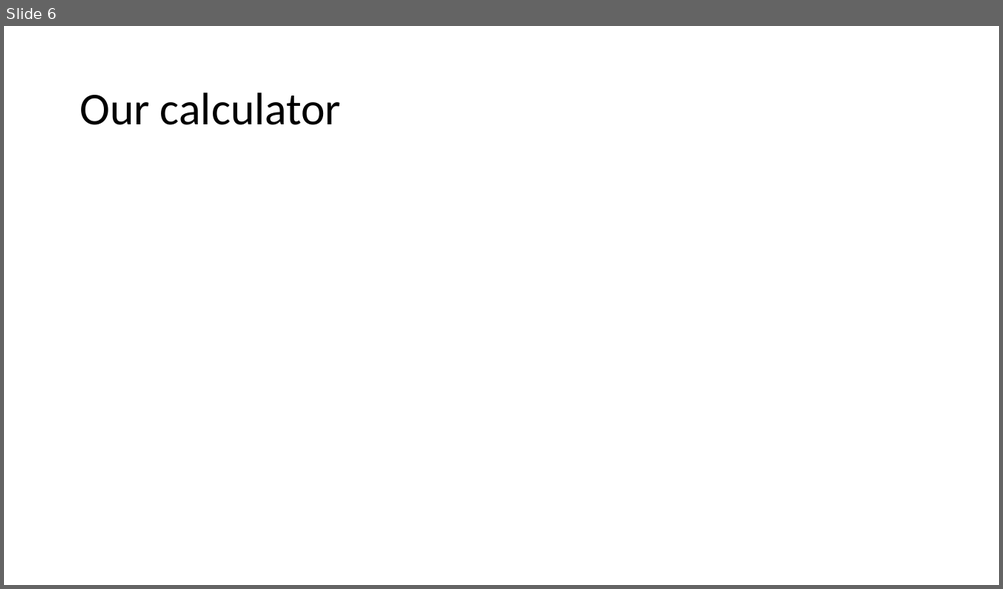
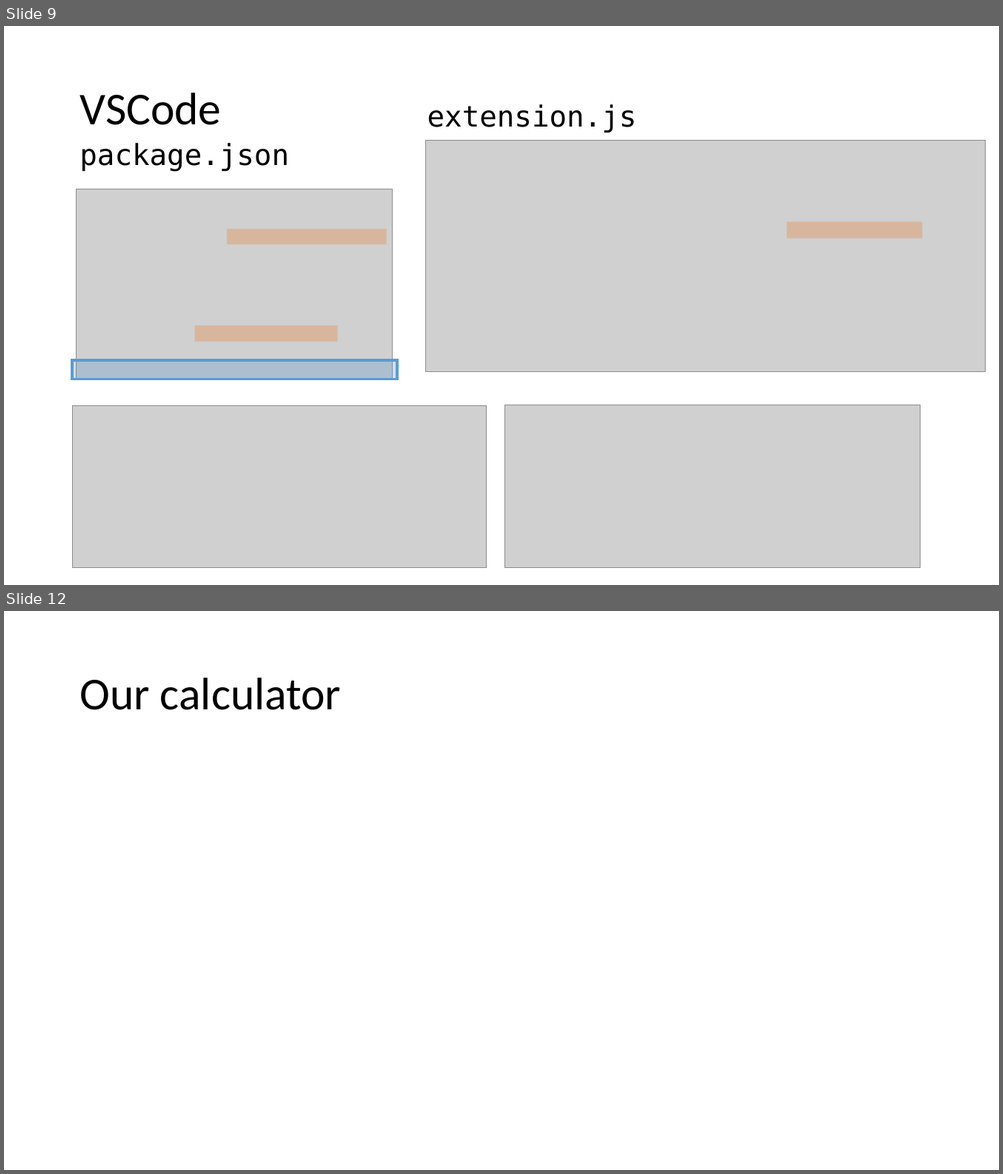
Before and after one commit to diffplug/sockets-and-plugs, a slide deck: Socket and Plugs.pptx. Shown one above the other, each under a label of ours: slide 6 before the commit, slides 9 and 12 after it; the slides between them are not shown. The pictures are 1003x589 and 1003x1174 pixels, drawn with LibreOffice and Linux fonts; fonts in the diff are those of the drawing; grey boxes stand for pictures. Boxes give left, top, right and bottom in pixels: in the first picture for what was removed or moved away, otherwise in the second. Text is boxed around its words. In the diff, an @@ line names an element or a change of style, - is before the commit and + after.

Commit message:
Added VSCode example.

```diff
--- a/Socket and Plugs.pptx
+++ b/Socket and Plugs.pptx
@@ slide 9 added at [4, 26, 999, 585], background #FFFFFF @@
@@ title added at [79, 93, 221, 125], 44 pt, text #000000 @@
+VSCode
@@ text added at [427, 104, 637, 133], 28 pt, text #000000 @@
+extension.js
@@ text added at [79, 143, 289, 172], 28 pt, text #000000 @@
+package.json
@@ picture added at [426, 141, 984, 372] @@
@@ picture added at [77, 190, 392, 380] @@
@@ rectangle added at [787, 221, 922, 238], fill #ED7D31 at 31% opacity @@
@@ rectangle added at [227, 229, 387, 244], fill #ED7D31 at 31% opacity @@
@@ rectangle added at [195, 326, 338, 342], fill #ED7D31 at 31% opacity @@
@@ rectangle added at [73, 361, 397, 380], fill #5B9BD5 at 31% opacity, outline #5B9BD5 2.75 pt @@
@@ picture added at [73, 406, 486, 568] @@
@@ picture added at [505, 405, 920, 568] @@
@@ what was slide 6 is now slide 12 @@
```
Also in this commit, not shown: 3 slides changed, 8 other slides added, 11 other files.
